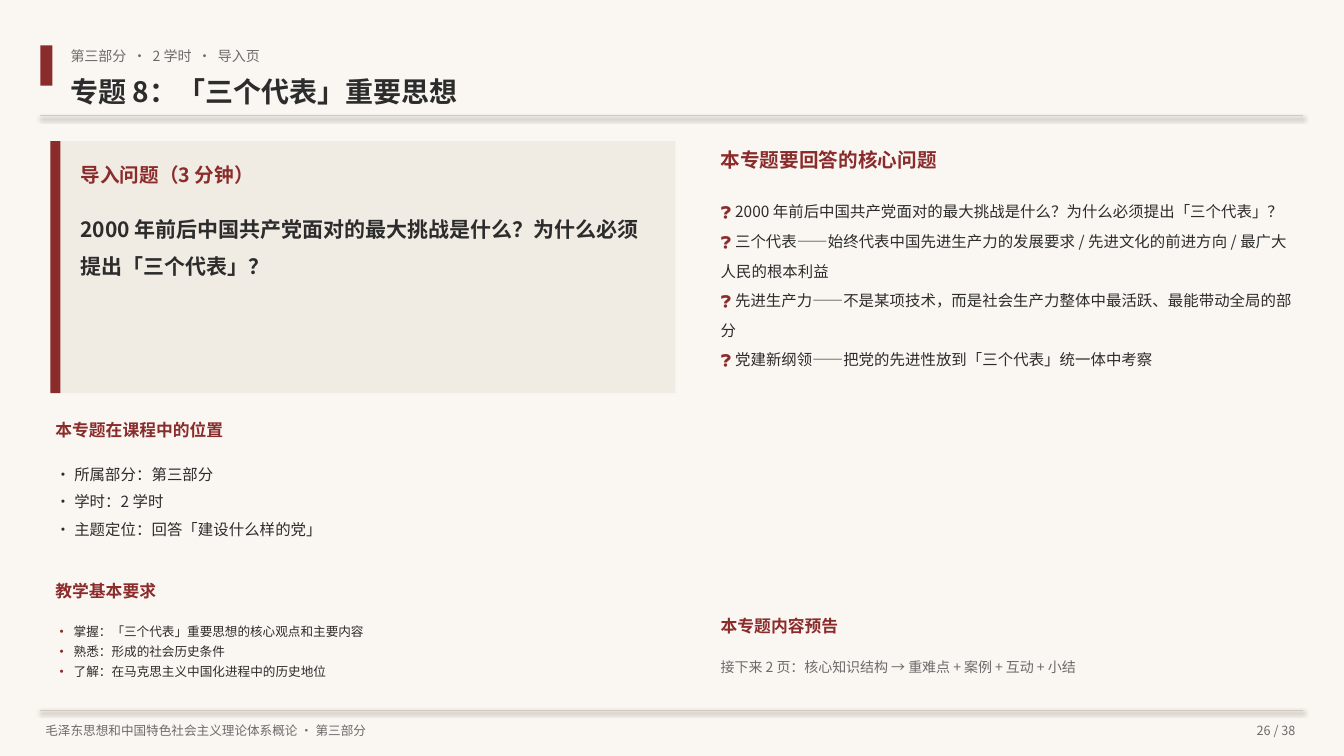
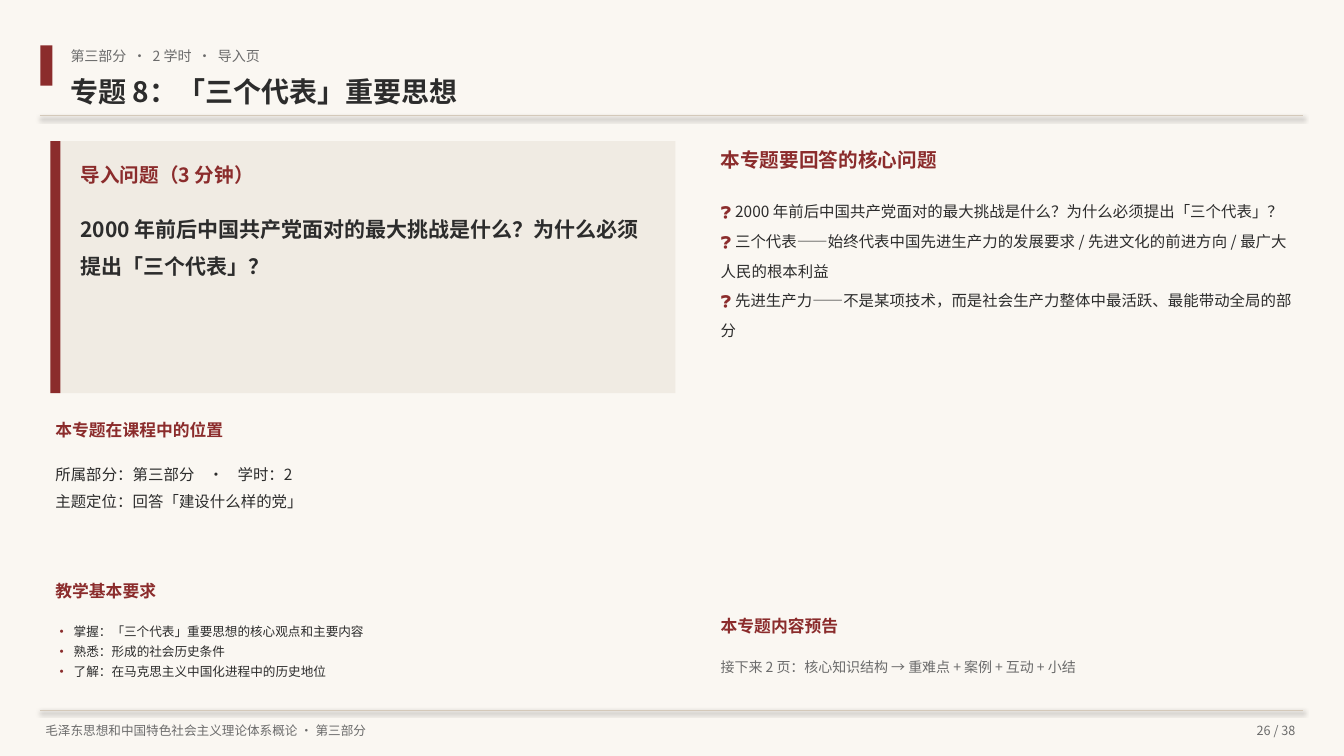
Before and after one commit to hsy358/obsidian-vault, a slide deck: slide 26 of 03-资源/PPT/毛泽东思想和中国特色社会主义理论体系概论 教学大纲概览.pptx. Drawn at 1344x756 pixels with LibreOffice and Linux fonts; fonts in the diff are those of the drawing. Boxes give left, top, right and bottom in pixels: in the first picture for what was removed or moved away, otherwise in the second. Text is boxed around its words. In the diff, an @@ line names an element or a change of style, - is before the commit and + after.

```diff
--- a/03-资源/PPT/毛泽东思想和中国特色社会主义理论体系概论 教学大纲概览.pptx
+++ b/03-资源/PPT/毛泽东思想和中国特色社会主义理论体系概论 教学大纲概览.pptx
@@ text at bbox=[735, 352, 1152, 367]: paragraph removed @@
-❓ 党建新纲领——把党的先进性放到「三个代表」统一体中考察
@@ text at bbox=[55, 467, 302, 509]: text changed @@
-· 所属部分：第三部分
-· 学时：2 学时
-· 主题定位：回答「建设什么样的党」
+所属部分：第三部分 · 学时：2
+主题定位：回答「建设什么样的党」
```
Also in this commit, not shown: 12 other slides changed, 2 other files.
